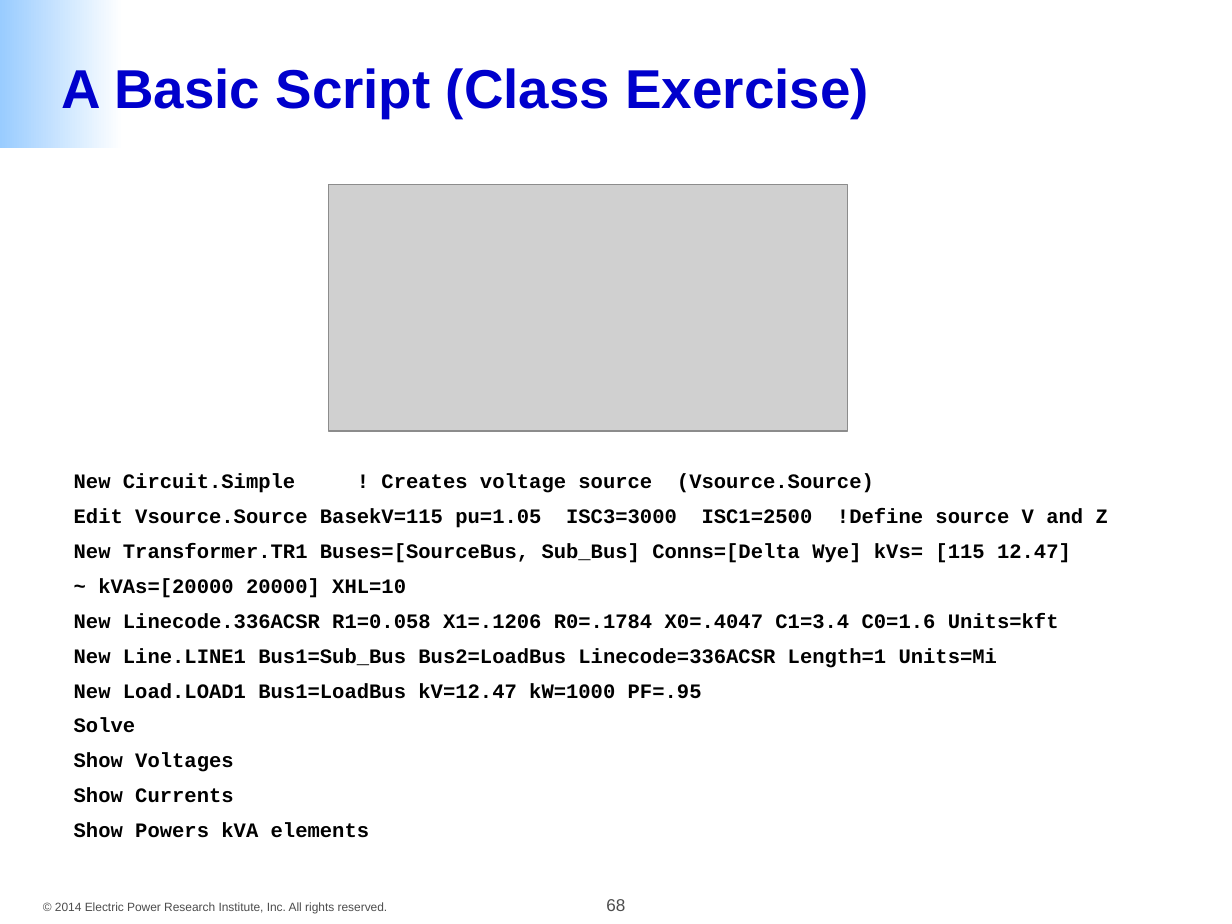
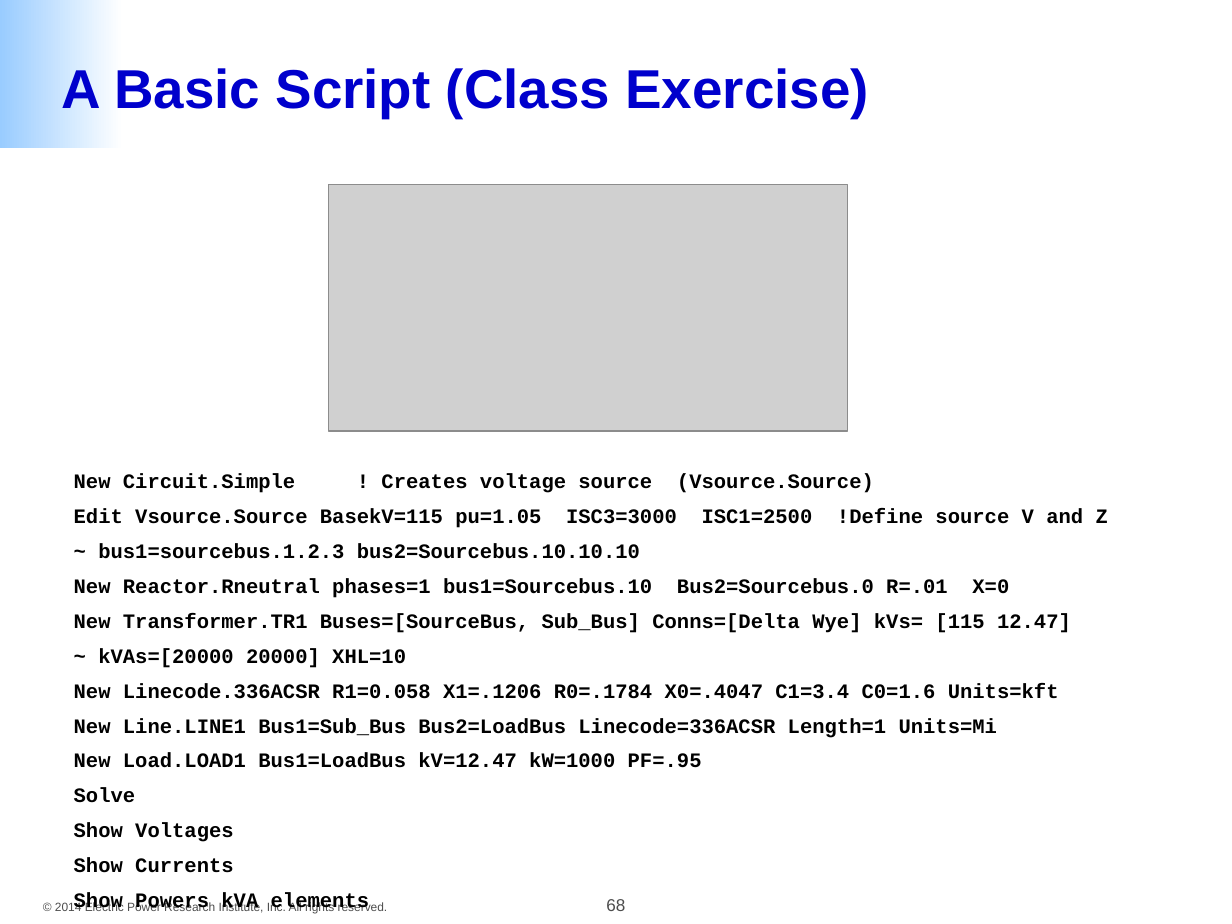
Before and after one commit to dss-extensions/opendss-svn-mirror, a slide deck: slide 68 of trunk/Training/SRP-ASU 2014/OpenDSS_Training_2014.pptx. Drawn at 1232x924 pixels with LibreOffice and Linux fonts; fonts in the diff are those of the drawing; grey boxes stand for pictures; background and template pictures are left out. Boxes give left, top, right and bottom in pixels: in the first picture for what was removed or moved away, otherwise in the second. Text is boxed around its words. In the diff, an @@ line names an element or a change of style, - is before the commit and + after.

Commit message:
Update to PPT for SRP/ASU training 2014

```diff
--- a/trunk/Training/SRP-ASU 2014/OpenDSS_Training_2014.pptx
+++ b/trunk/Training/SRP-ASU 2014/OpenDSS_Training_2014.pptx
@@ text at [74,543,1009,598]: paragraphs added @@
+~ bus1=sourcebus.1.2.3 bus2=Sourcebus.10.10.10
+New Reactor.Rneutral phases=1 bus1=Sourcebus.10 Bus2=Sourcebus.0 R=.01 X=0
```
